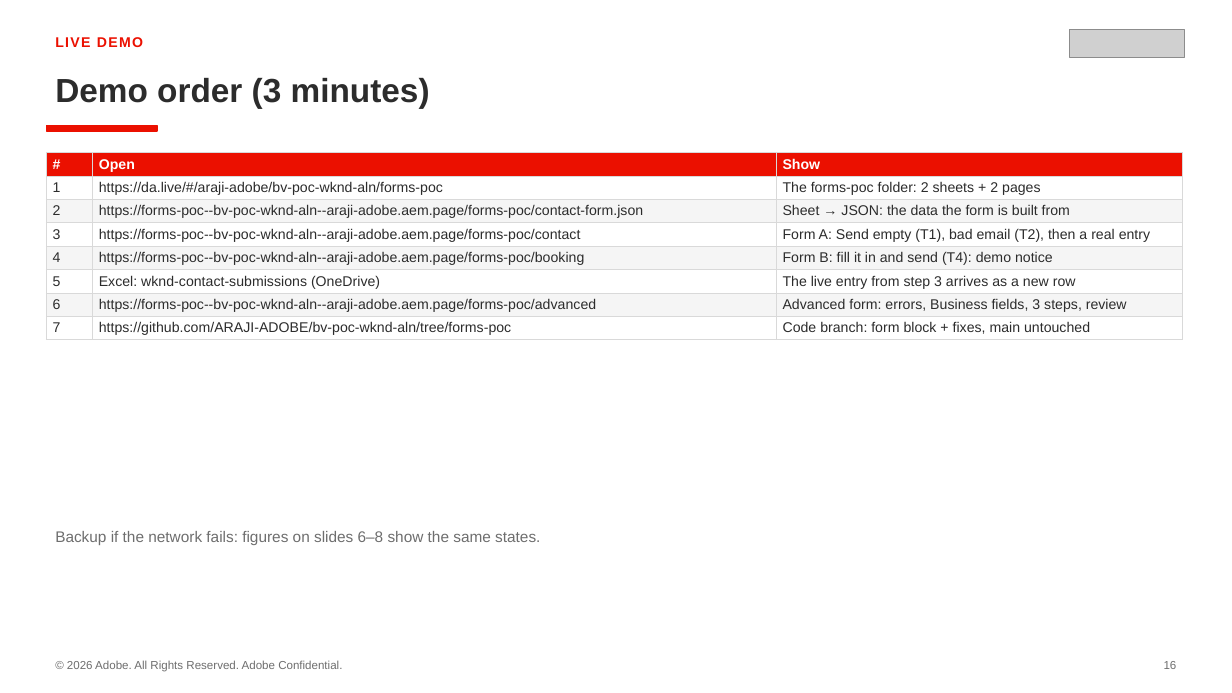
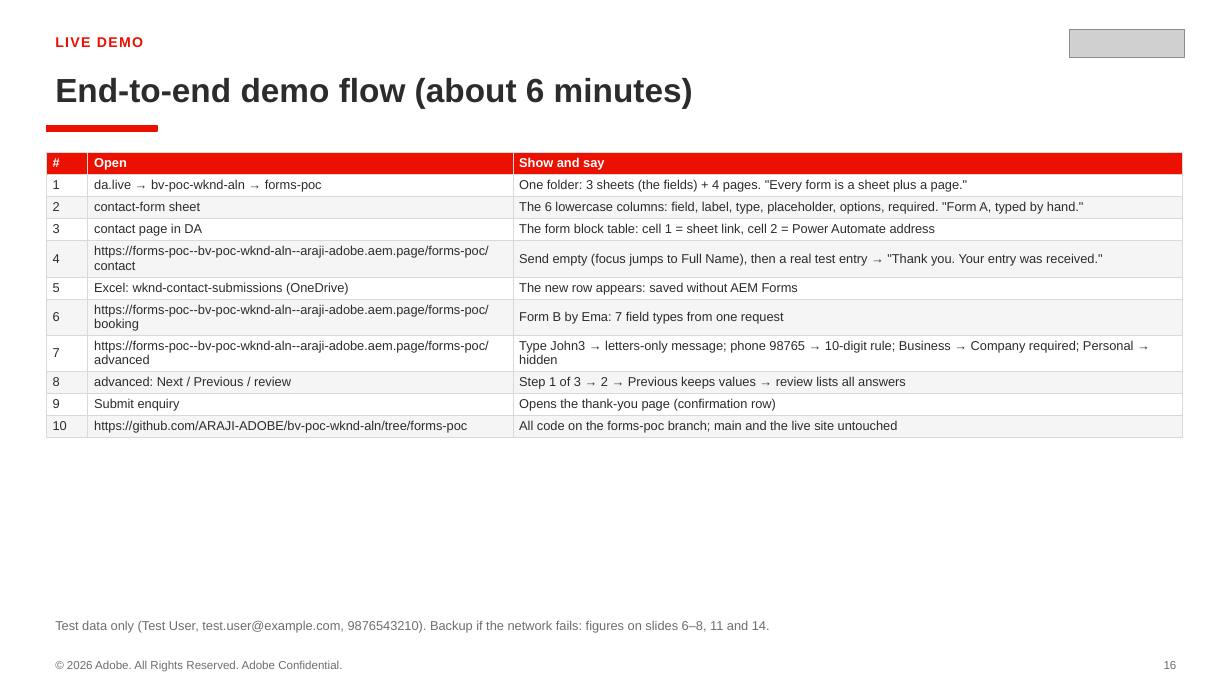
Before and after one commit to ARAJI-ADOBE/bv-poc-wknd-aln, a slide deck: slide 16 of testing/forms/Forms-POC-DA-vs-Ema.pptx. Drawn at 1232x693 pixels with LibreOffice and Linux fonts; fonts in the diff are those of the drawing; grey boxes stand for pictures. Boxes give left, top, right and bottom in pixels: in the first picture for what was removed or moved away, otherwise in the second. Text is boxed around its words. In the diff, an @@ line names an element or a change of style, - is before the commit and + after.

Commit message:
Update 5 files
Automated migration updates generated by Experience Modernization Agent.

Changed files: 5

```diff
--- a/testing/forms/Forms-POC-DA-vs-Ema.pptx
+++ b/testing/forms/Forms-POC-DA-vs-Ema.pptx
@@ text at [55,78,693,109]: text changed @@
-Demo order (3 minutes)
+End-to-end demo flow (about 6 minutes)
@@ table at [46,152,1183,437] @@
-row 1: # | Open | Show
-row 2: 1 | https://da.live/#/araji-adobe/bv-poc-wknd-aln/forms-poc | The forms-poc folder: 2 sheets + 2 pages
-row 3: 2 | https://forms-poc--bv-poc-wknd-aln--araji-adobe.aem.page/forms-poc/contact-form.json | Sheet → JSON: the data the form is built from
-row 4: 3 | https://forms-poc--bv-poc-wknd-aln--araji-adobe.aem.page/forms-poc/contact | Form A: Send empty (T1), bad email (T2), then a real entry
-row 5: 4 | https://forms-poc--bv-poc-wknd-aln--araji-adobe.aem.page/forms-poc/booking | Form B: fill it in and send (T4): demo notice
-row 6: 5 | Excel: wknd-contact-submissions (OneDrive) | The live entry from step 3 arrives as a new row
-row 7: 6 | https://forms-poc--bv-poc-wknd-aln--araji-adobe.aem.page/forms-poc/advanced | Advanced form: errors, Business fields, 3 steps, review
-row 8: 7 | https://github.com/ARAJI-ADOBE/bv-poc-wknd-aln/tree/forms-poc | Code branch: form block + fixes, main untouched
+row 1: # | Open | Show and say
+row 2: 1 | da.live → bv-poc-wknd-aln → forms-poc | One folder: 3 sheets (the fields) + 4 pages. "Every form is a sheet plus a page."
+row 3: 2 | contact-form sheet | The 6 lowercase columns: field, label, type, placeholder, options, required. "Form A, typed by hand."
+row 4: 3 | contact page in DA | The form block table: cell 1 = sheet link, cell 2 = Power Automate address
+row 5: 4 | https://forms-poc--bv-poc-wknd-aln--araji-adobe.aem.page/forms-poc/contact | Send empty (focus jumps to Full Name), then a real test entry → "Thank you. Your entry was received."
+row 6: 5 | Excel: wknd-contact-submissions (OneDrive) | The new row appears: saved without AEM Forms
+row 7: 6 | https://forms-poc--bv-poc-wknd-aln--araji-adobe.aem.page/forms-poc/booking | Form B by Ema: 7 field types from one request
+row 8: 7 | https://forms-poc--bv-poc-wknd-aln--araji-adobe.aem.page/forms-poc/advanced | Type John3 → letters-only message; phone 98765 → 10-digit rule; Business → Company required; Personal → hidden
+row 9: 8 | advanced: Next / Previous / review | Step 1 of 3 → 2 → Previous keeps values → review lists all answers
+row 10: 9 | Submit enquiry | Opens the thank-you page (confirmation row)
+row 11: 10 | https://github.com/ARAJI-ADOBE/bv-poc-wknd-aln/tree/forms-poc | All code on the forms-poc branch; main and the live site untouched
@@ text at [55,620,770,633]: text changed; size 12 to 10 pt @@
-Backup if the network fails: figures on slides 6–8 show the same states.
+Test data only (Test User, test.user@example.com, 9876543210). Backup if the network fails: figures on slides 6–8, 11 and 14.
```
Also in this commit, not shown: 1 other slide changed, 4 other files.
